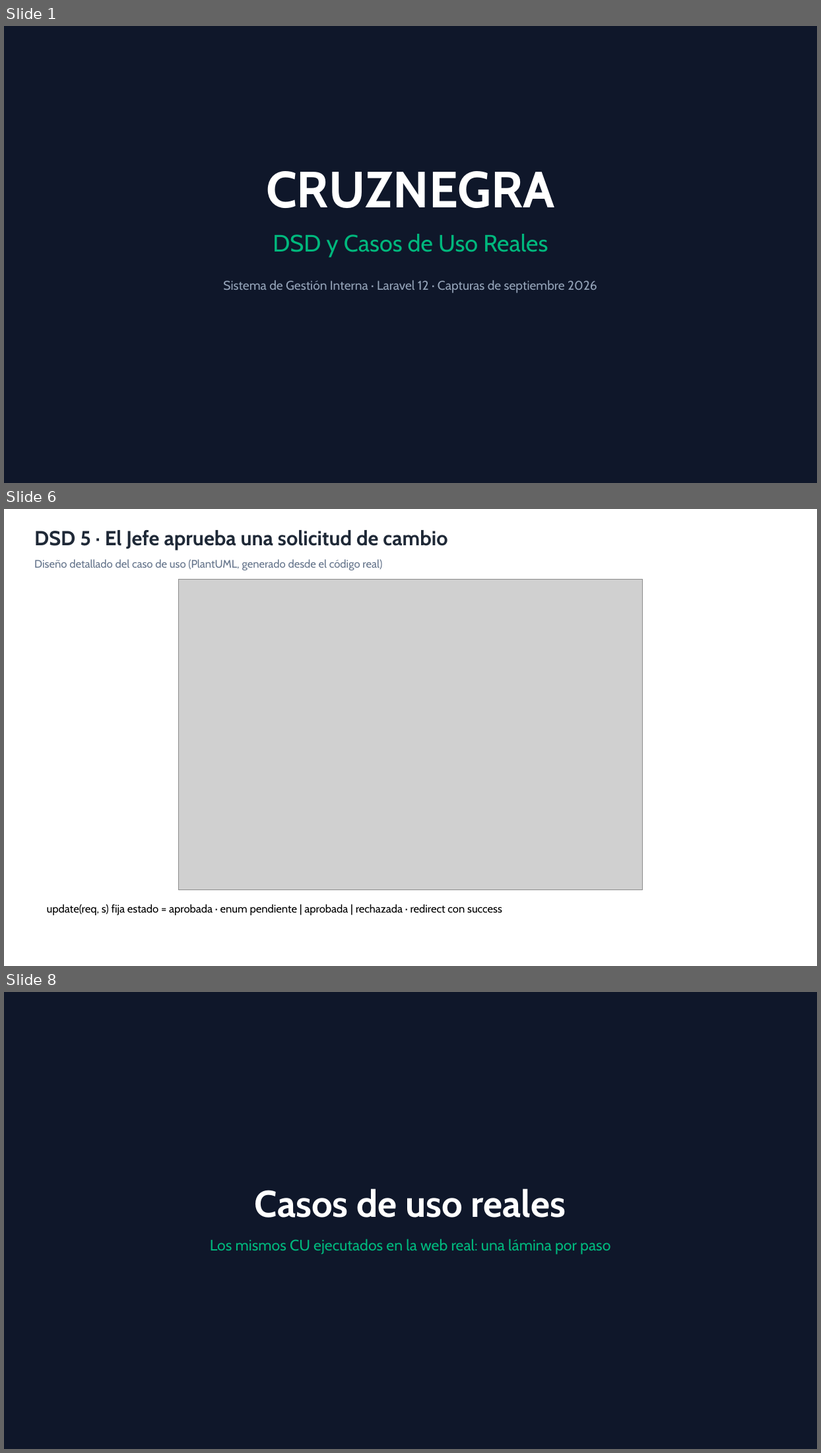
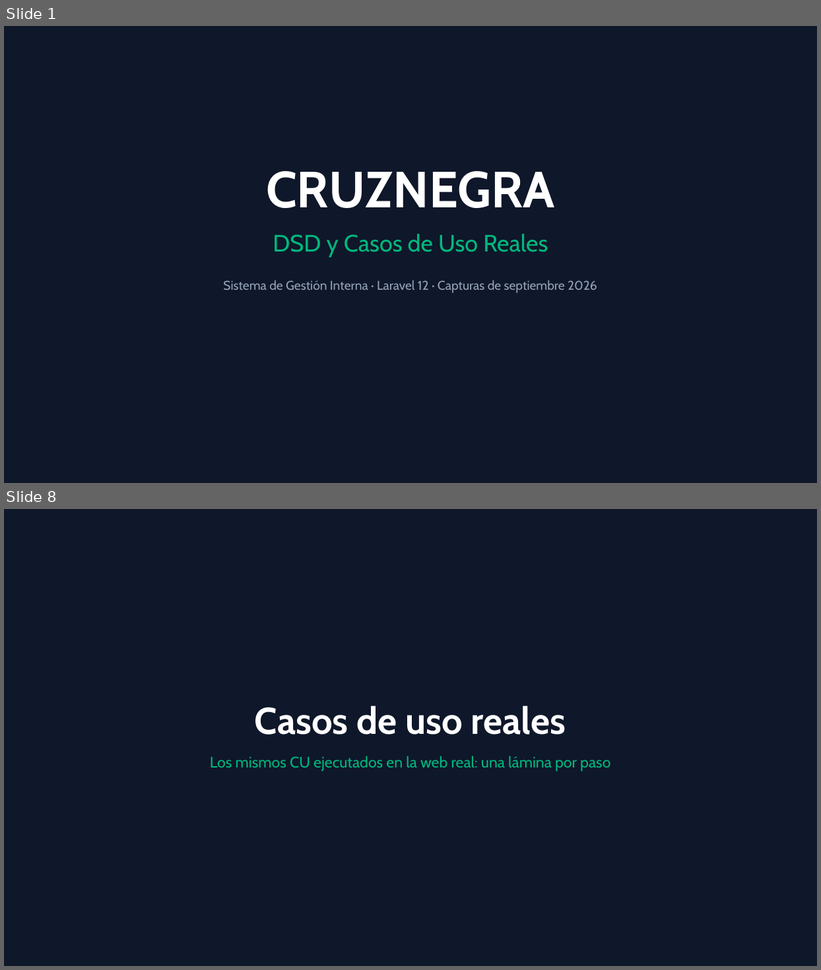
Before and after one commit to DanielOjeda25/sistema, a slide deck: docs/presentacion/CRUZNEGRA_DSD_CU_Reales.pptx. Shown one above the other, each under a label of ours: slides 1, 6 and 8 before the commit, slides 1 and 8 after it; the slides between them are not shown. The pictures are 821x1453 and 821x970 pixels, drawn with LibreOffice and Linux fonts; fonts in the diff are those of the drawing; grey boxes stand for pictures. Boxes give left, top, right and bottom in pixels: in the first picture for what was removed or moved away, otherwise in the second. Text is boxed around its words. In the diff, an @@ line names an element or a change of style, - is before the commit and + after.

```diff
--- a/docs/presentacion/CRUZNEGRA_DSD_CU_Reales.pptx
+++ b/docs/presentacion/CRUZNEGRA_DSD_CU_Reales.pptx
@@ slide 6 removed at <box>4,509,817,966</box>, background #FFFFFF @@
@@ text removed at <box>34,530,448,550</box> @@
-DSD 5 · El Jefe aprueba una solicitud de cambio
@@ text removed at <box>34,559,382,570</box> @@
-Diseño detallado del caso de uso (PlantUML, generado desde el código real)
@@ picture removed at <box>178,579,643,890</box> @@
@@ text removed at <box>47,904,502,916</box> @@
-update(req, s) fija estado = aprobada · enum pendiente | aprobada | rechazada · redirect con success
```
Also in this commit, not shown: 21 slides changed, 5 slides added, 4 other slides removed, 1 other file.
